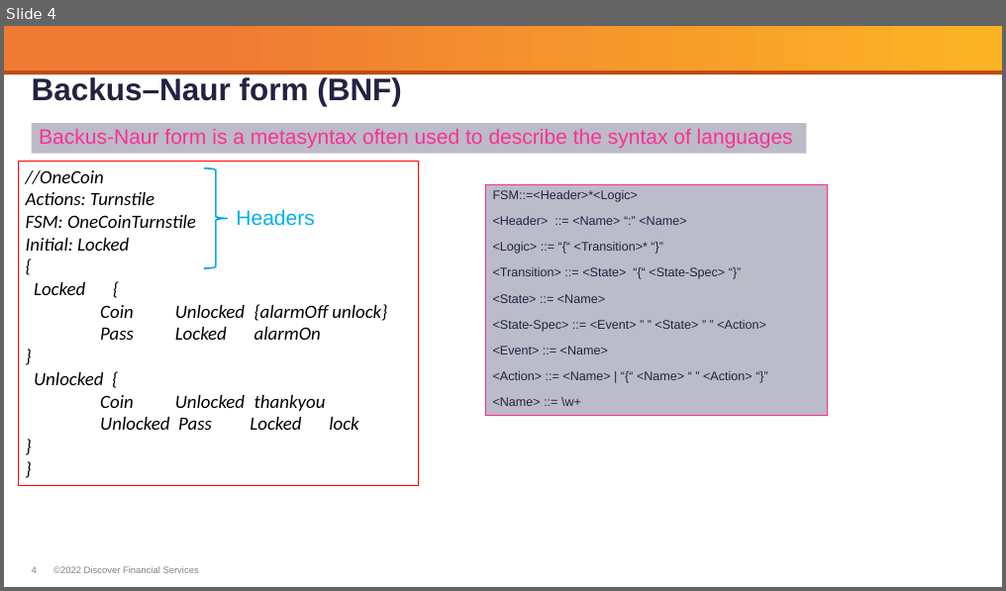
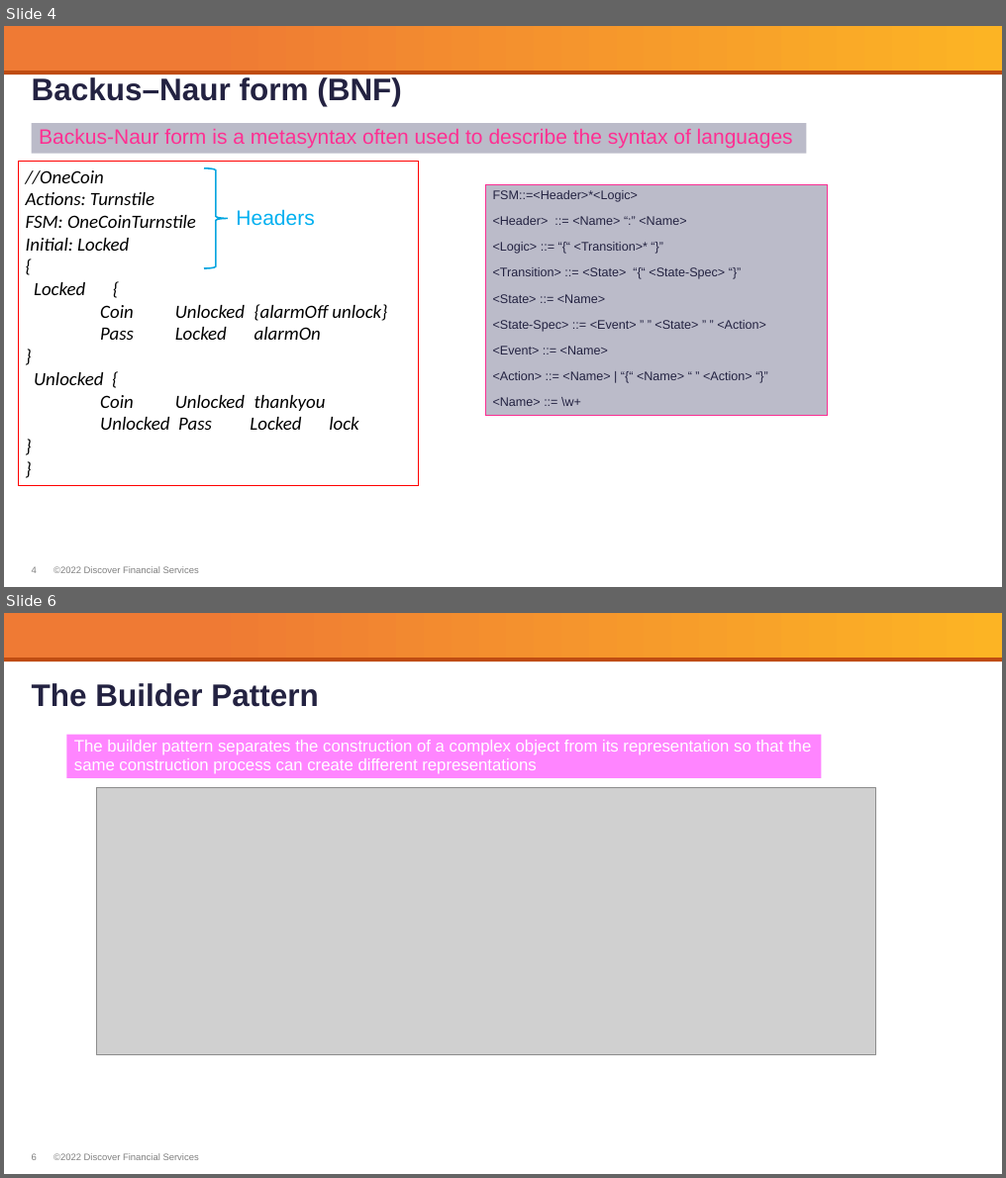
Before and after one commit to rupertwaldron/CleanCoders, a slide deck: Presentations/29- Clean Code - Design Patterns - SMC Parser.pptx. Shown one above the other, each under a label of ours: slide 4 before the commit, slides 4 and 6 after it; the slides between them are not shown. The pictures are 1006x591 and 1006x1178 pixels, drawn with LibreOffice and Linux fonts; fonts in the diff are those of the drawing; grey boxes stand for pictures; background and template pictures are left out. Boxes give left, top, right and bottom in pixels: in the first picture for what was removed or moved away, otherwise in the second. Text is boxed around its words. In the diff, an @@ line names an element or a change of style, - is before the commit and + after.

Commit message:
Added episode 29 - Parser and Builders

```diff
--- a/Presentations/29- Clean Code - Design Patterns - SMC Parser.pptx
+++ b/Presentations/29- Clean Code - Design Patterns - SMC Parser.pptx
@@ slide 6 added at (4, 613, 1002, 1174), background #FFFFFF; not listed: 4 template elements that a slide beside it also shows @@
@@ title added at (32, 683, 318, 707), 30 pt, text #232241, bold @@
+The Builder Pattern
@@ rectangle added at (67, 735, 822, 778), fill #FF85FF, 16 pt, text #FFFFFF @@
+The builder pattern separates the construction of a complex object from its representation so that the same construction process can create different representations
@@ picture added at (96, 787, 876, 1055) @@
```
Also in this commit, not shown: 2 slides changed, 2 other slides added, 1 slide removed, 4 other files.
